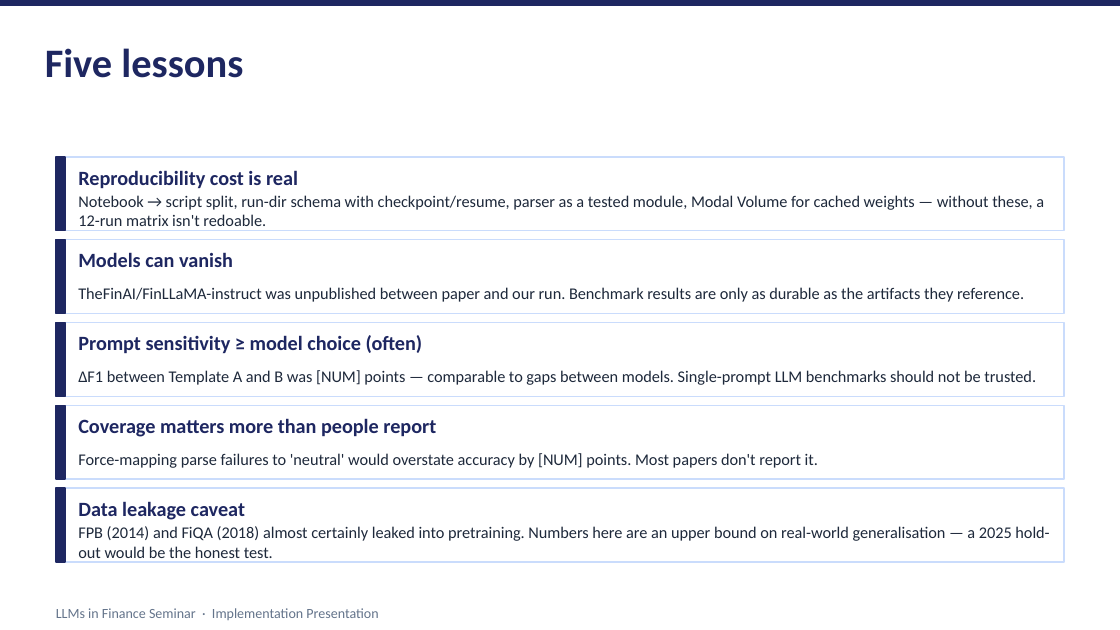
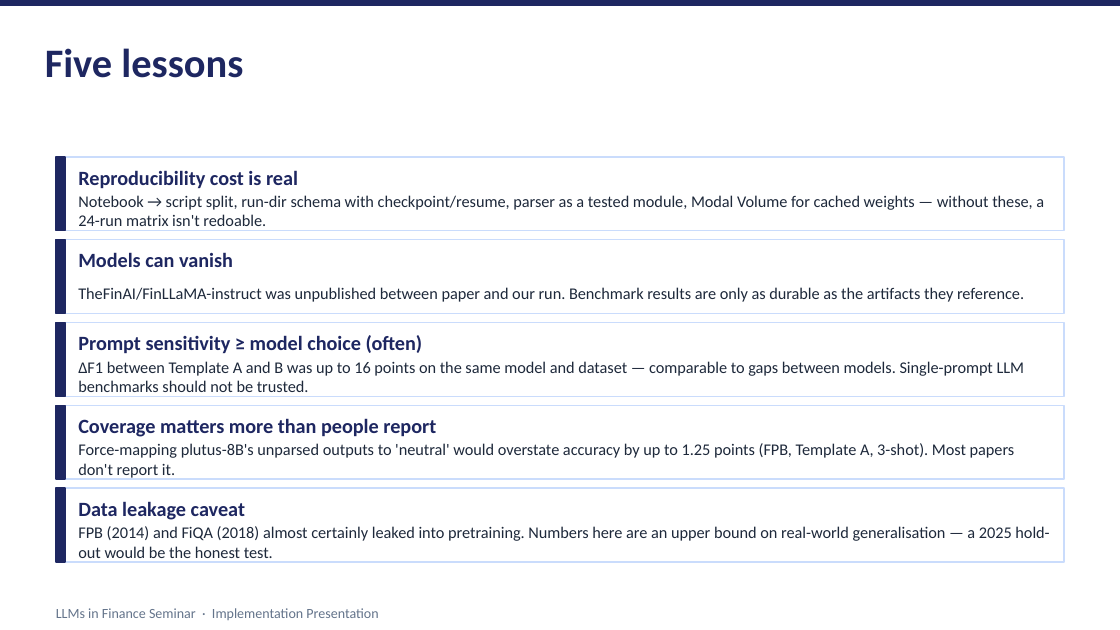
Before and after one commit to shimi777/finllama-sentiment, a slide deck: slide 27 of presentation/implementation_deck.pptx (slide 23 before the commit). Drawn at 1120x630 pixels with LibreOffice and Linux fonts; fonts in the diff are those of the drawing. Boxes give left, top, right and bottom in pixels: in the first picture for what was removed or moved away, otherwise in the second. Text is boxed around its words. In the diff, an @@ line names an element or a change of style, - is before the commit and + after.

```diff
--- a/presentation/implementation_deck.pptx
+++ b/presentation/implementation_deck.pptx
@@ text at (x1=78, y1=195, x2=1044, y2=231): text changed @@
-Notebook → script split, run-dir schema with checkpoint/resume, parser as a tested module, Modal Volume for cached weights — without these, a 12-run matrix isn't redoable.
+Notebook → script split, run-dir schema with checkpoint/resume, parser as a tested module, Modal Volume for cached weights — without these, a 24-run matrix isn't redoable.
@@ text at (x1=78, y1=361, x2=1025, y2=397): text changed @@
-ΔF1 between Template A and B was [NUM] points — comparable to gaps between models. Single-prompt LLM benchmarks should not be trusted.
+ΔF1 between Template A and B was up to 16 points on the same model and dataset — comparable to gaps between models. Single-prompt LLM benchmarks should not be trusted.
@@ text at (x1=78, y1=443, x2=1015, y2=480): text changed @@
-Force-mapping parse failures to 'neutral' would overstate accuracy by [NUM] points. Most papers don't report it.
+Force-mapping plutus-8B's unparsed outputs to 'neutral' would overstate accuracy by up to 1.25 points (FPB, Template A, 3-shot). Most papers don't report it.
```
Also in this commit, not shown: 5 other slides changed, 4 slides added, 2 other files.
